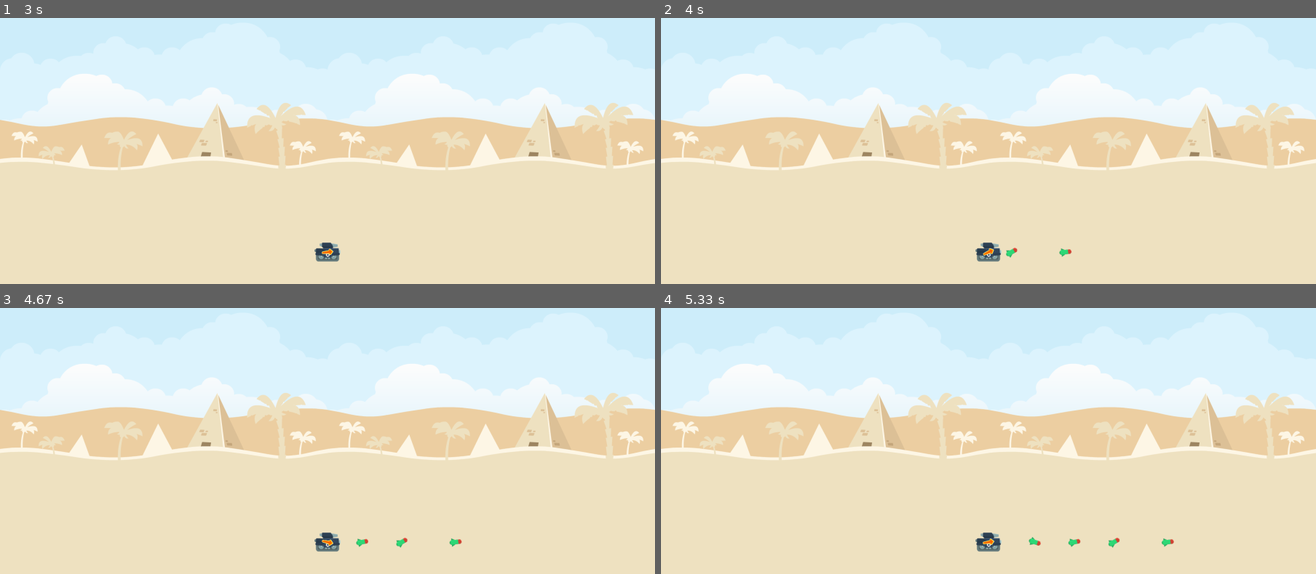
Above: before the commit, frames 1-4 (two rows, left to right).
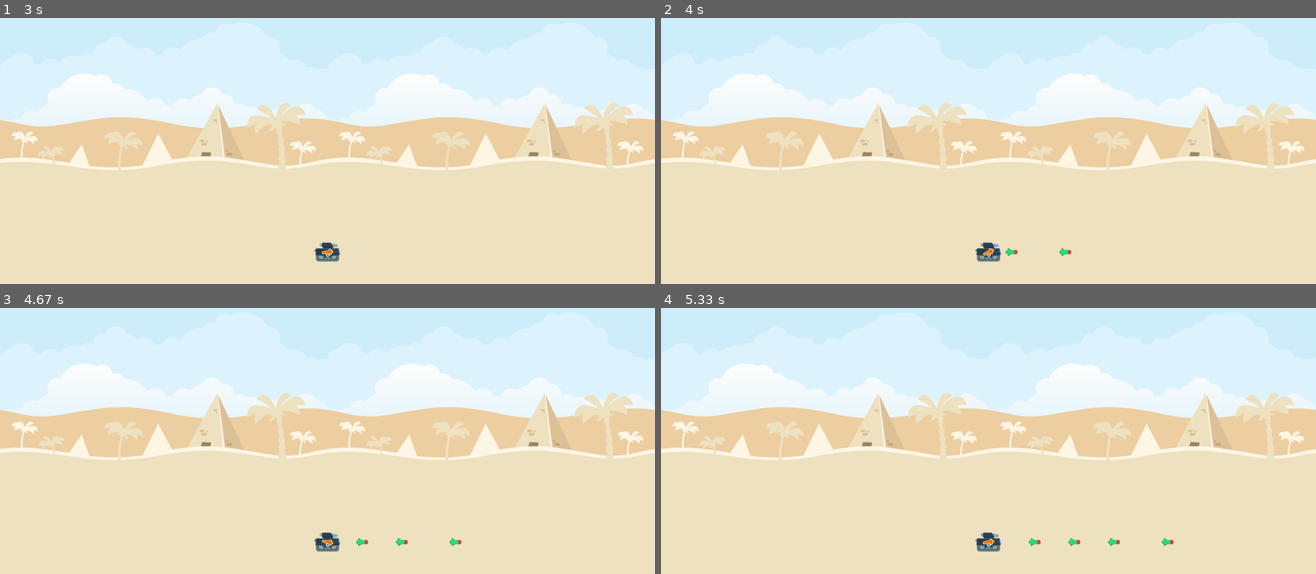
Above: after the commit, the same moments.

Repository: ender18g/tank-pygame-trajectory
Game: pygame game, started from game.py
Two runs of this game, one before a commit and one after it. Both use one fixed random seed, a clock stepped at 60 frames per second and the inputs below.
Inputs:
- Up to frame 1 (3 s): hold Right 0.33-0.8 s; hold Right 0.83-1.3 s; hold Left 1.33-1.87 s; hold Left 1.9-2.3 s; hold Right 2.33-2.97 s
- Up to frame 2 (4 s): tap Space at 3, 3.4, 3.7, 3.9 s; hold Left 3.33-3.8 s; hold Right from 3.83 s (still down)
- Up to frame 3 (4.67 s): tap Space at 4.2, 4.4 s; release Right at 4.3 s; hold Right from 4.33 s (still down)
- Up to frame 4 (5.33 s): tap Space at 4.7, 4.9, 5.2 s; release Right at 4.8 s; hold Left from 4.83 s (still down)

Frame 1 is identical in both runs. In frame 2, less than 0.1% of the frame differs, in the area x 52-63%, y 86-91%; in frame 3, less than 0.1%; in frame 4, less than 0.1%, in the area x 56-79%, y 86-91%.

Commit message:
unrotated bullet

Diff:
--- a/bullet.py
+++ b/bullet.py
@@ -22,11 +22,4 @@
         self.rect.center = (self.x, self.y)
 
     def draw(self, screen):
-        # rotate and scale the bullet
-        rot_bullet = pygame.transform.rotozoom(
-            self.image, self.theta, self.zoom)
-        # Get the rectangle of the rotated bullet
-        rot_bullet_rect = rot_bullet.get_rect()
-        rot_bullet_rect.center = self.rect.center
-        # Draw the rotated bullet
-        screen.blit(rot_bullet, rot_bullet_rect)
+        screen.blit(self.image, self.rect)
